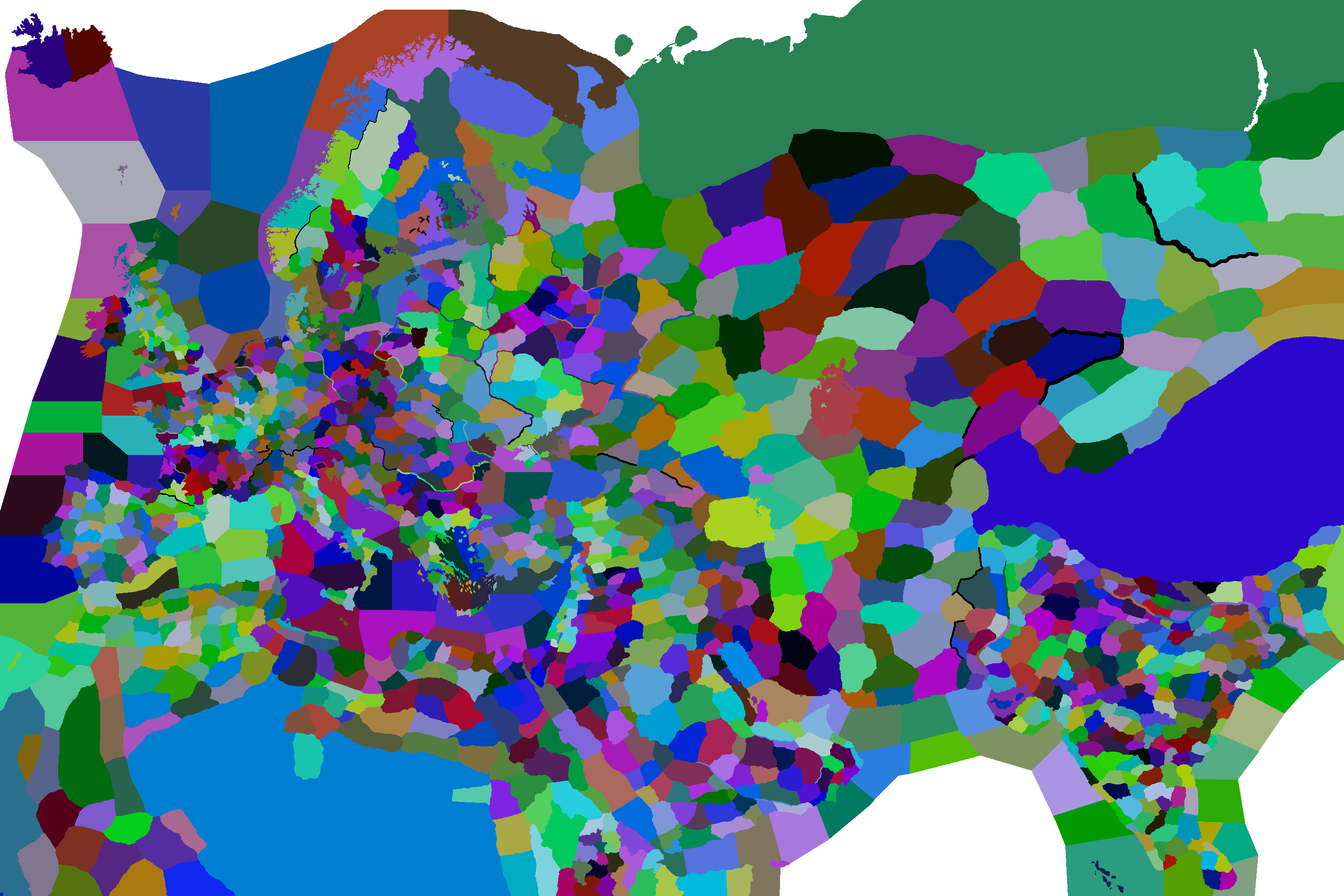
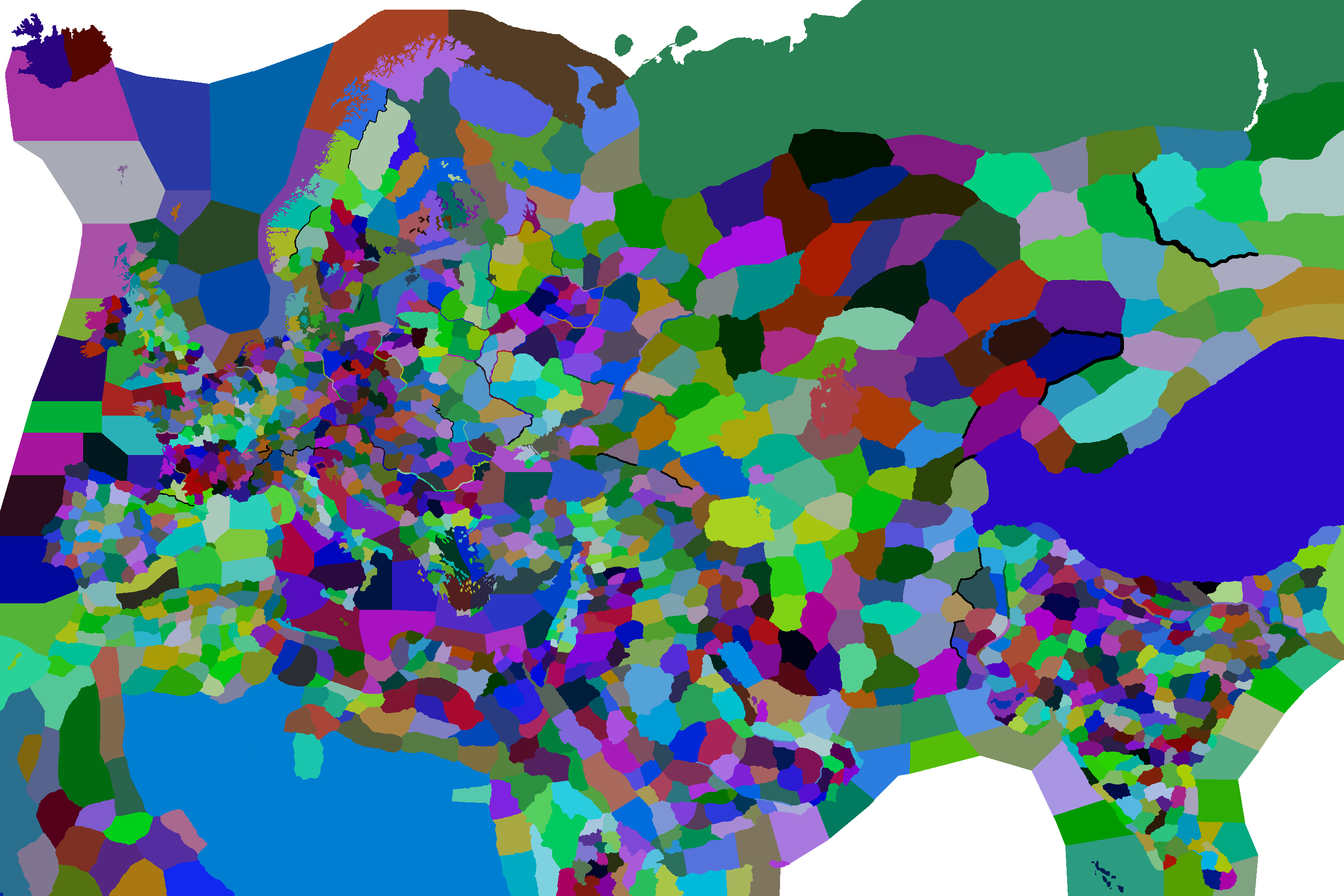
Comparing the layer stacks of the two w=1344, h=896 images. Changes:
painted on "Wklejona warstwa" over [122, 652, 245, 760]
